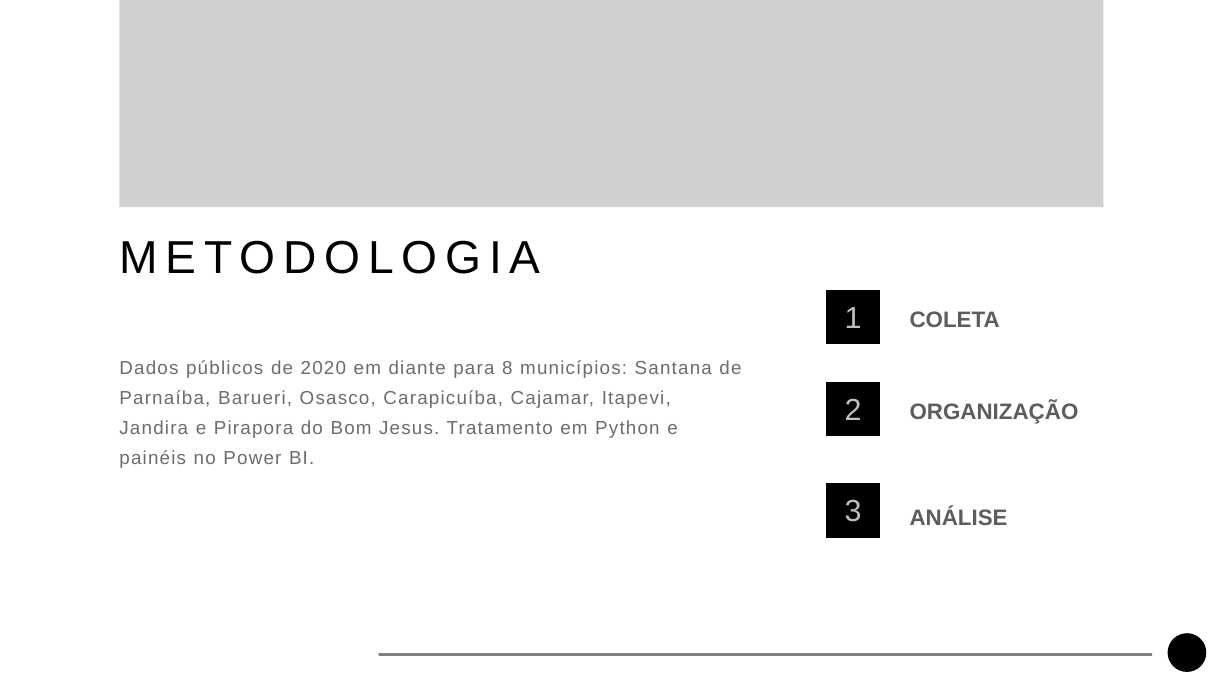
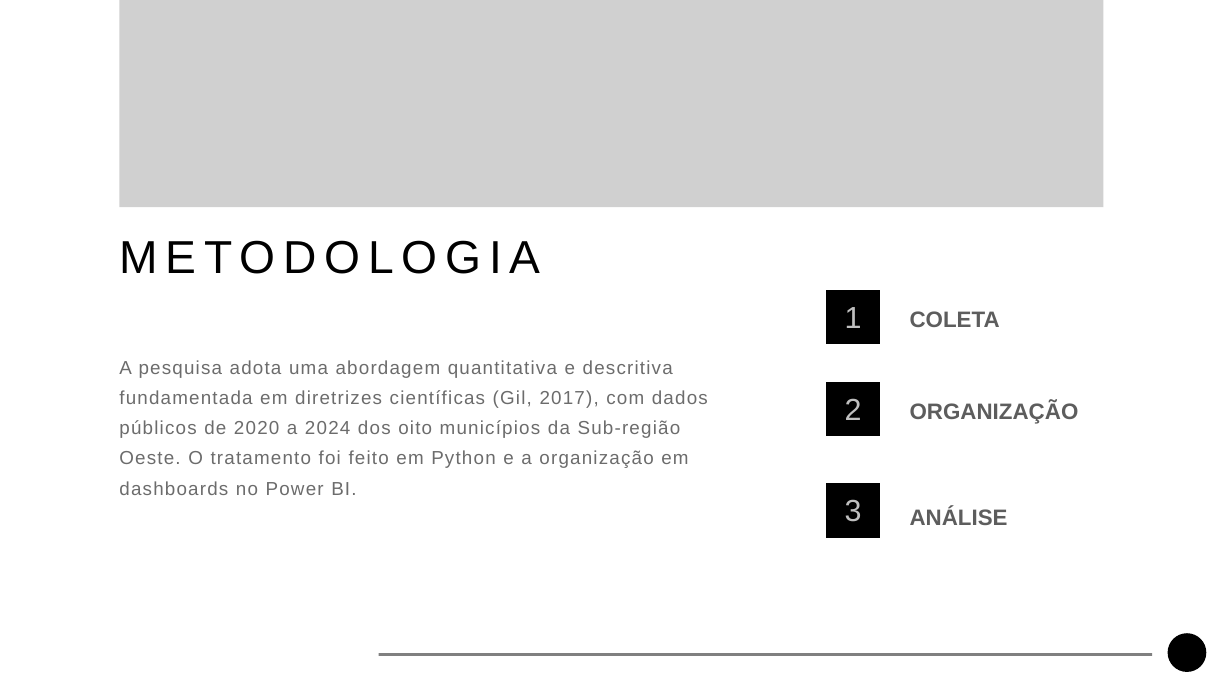
Before and after one commit to guilherme-ndo/projetointegrador-ii, a slide deck: slide 6 of docs/apresentacao_pi2.pptx. Drawn at 1232x693 pixels with LibreOffice and Linux fonts; fonts in the diff are those of the drawing; grey boxes stand for pictures; background and template pictures are left out. Boxes give left, top, right and bottom in pixels: in the first picture for what was removed or moved away, otherwise in the second. Text is boxed around its words. In the diff, an @@ line names an element or a change of style, - is before the commit and + after.

```diff
--- a/docs/apresentacao_pi2.pptx
+++ b/docs/apresentacao_pi2.pptx
@@ text at [119, 360, 708, 495]: text changed @@
-Dados públicos de 2020 em diante para 8 municípios: Santana de Parnaíba, Barueri, Osasco, Carapicuíba, Cajamar, Itapevi, Jandira e Pirapora do Bom Jesus. Tratamento em Python e painéis no Power BI.
+A pesquisa adota uma abordagem quantitativa e descritiva fundamentada em diretrizes científicas (Gil, 2017), com dados públicos de 2020 a 2024 dos oito municípios da Sub-região Oeste. O tratamento foi feito em Python e a organização em dashboards no Power BI.
```
Also in this commit, not shown: 14 other slides changed, 7 slides added, 3 slides removed.
